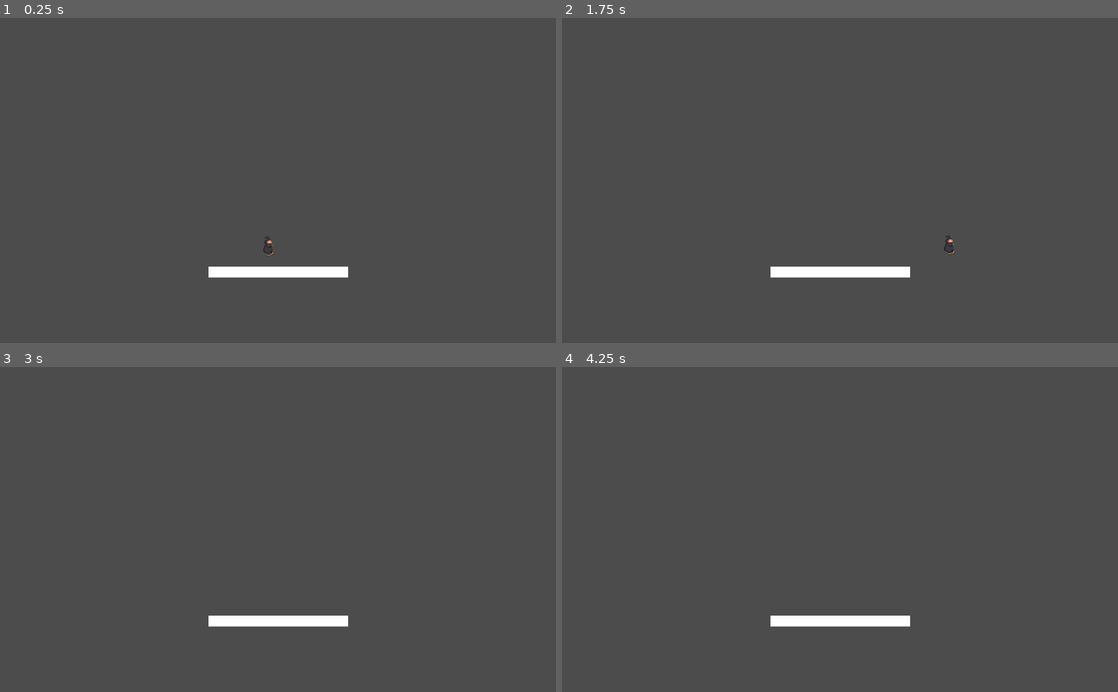
Above: before the commit, frames 1-4 (two rows, left to right).
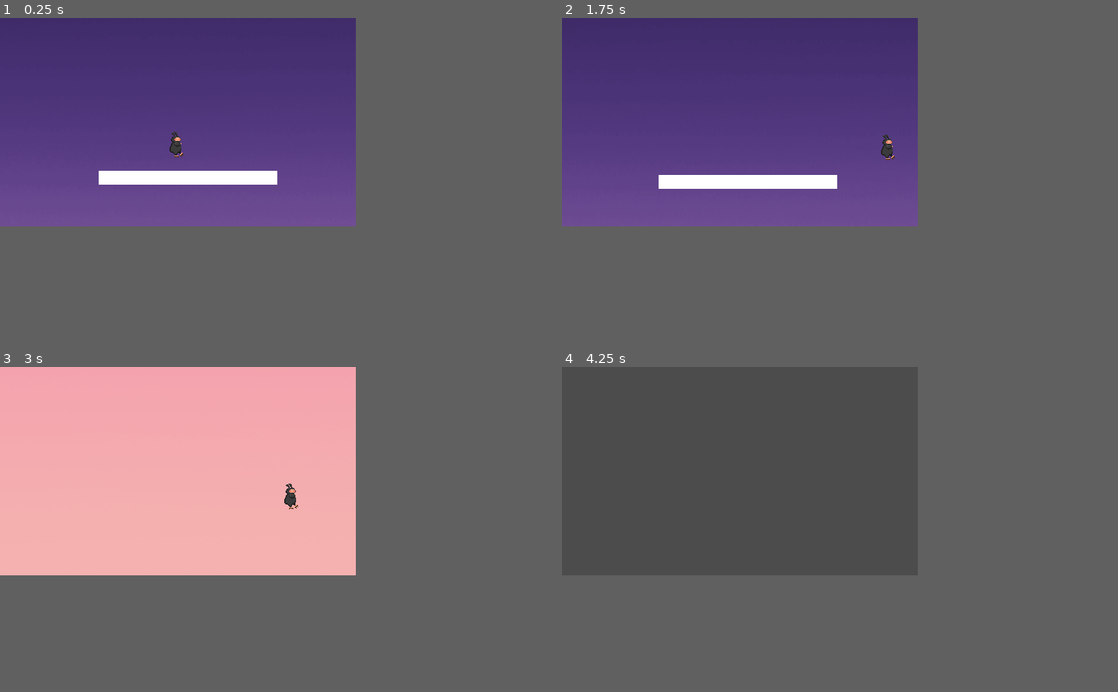
Above: after the commit, the same moments.

Repository: gmeisinger/GGJ-2020
Game: Godot game, scene res://Scenes/Levels/Level.tscn
Two runs of this game, one before a commit and one after it. Both use one fixed random seed, a clock stepped at 60 frames per second and the inputs below. The project has no main scene, so this scene is started directly.
Inputs:
- Up to frame 1 (0.25 s): no input
- Up to frame 2 (1.75 s): hold D (move_right) from 0.53 s (still down); tap Space (jump) at 0.77, 1.52 s
- Up to frame 3 (3 s): release D (move_right) at 2.03 s; hold A (move_left) 2.03-2.78 s; hold D (move_right) from 2.78 s (still down)
- Up to frame 4 (4.25 s): keep holding D (move_right); tap Space (jump) at 3.02, 3.77 s
In our replay, the window is 800x468 before the commit and 512x300 after it. These sizes can differ from the game's own. Grey fills any space a smaller window leaves; there, only what the larger window draws over its background counts as a difference.

The runs differ from the first frame. In frame 1, 42% of the frame differs, in the area x 0-64%, y 0-80%; in frame 2, 42%; in frame 3, 42%; in frame 4, 0.9%.

Commit message:
player camera, background

Diff:
--- a/Scenes/Levels/Level.tscn
+++ b/Scenes/Levels/Level.tscn
@@ -1,12 +1,16 @@
-[gd_scene load_steps=3 format=2]
+[gd_scene load_steps=4 format=2]
 
 [ext_resource path="res://Scenes/Player/Player.tscn" type="PackedScene" id=1]
 [ext_resource path="res://Scenes/Platform/Platform.tscn" type="PackedScene" id=2]
+[ext_resource path="res://Assets/Background/background_sky.png" type="Texture" id=3]
 
 [node name="Level" type="Node2D"]
 
+[node name="Background" type="Sprite" parent="."]
+texture = ExtResource( 3 )
+
 [node name="Platform" parent="." instance=ExtResource( 2 )]
-position = Vector2( 511.92, 468.691 )
+position = Vector2( 248.558, 248.889 )
 
 [node name="Player" parent="." instance=ExtResource( 1 )]
-position = Vector2( 497.439, 388.341 )
+position = Vector2( 234.077, 168.539 )
--- a/Scenes/Player/Player.tscn
+++ b/Scenes/Player/Player.tscn
@@ -108,3 +108,10 @@
 anims/idle = SubResource( 3 )
 anims/jump = SubResource( 4 )
 anims/walk = SubResource( 2 )
+
+[node name="Camera" type="Camera2D" parent="."]
+current = true
+limit_left = -494
+limit_right = 494
+drag_margin_h_enabled = true
+drag_margin_v_enabled = true
--- a/project.godot
+++ b/project.godot
@@ -17,6 +17,13 @@
 
 config/name="Moon Repair"
 config/icon="res://icon.png"
+
+[display]
+
+window/size/width=512
+window/size/height=300
+window/stretch/mode="2d"
+window/stretch/aspect="keep"
 
 [importer_defaults]
 
Binary file added: Assets/200131_background_stuff.png
Not shown, added: Assets/200131_background_stuff.png.import
Binary file added: Assets/Background/background_sky.png
Not shown, added: Assets/Background/background_sky.png.import
